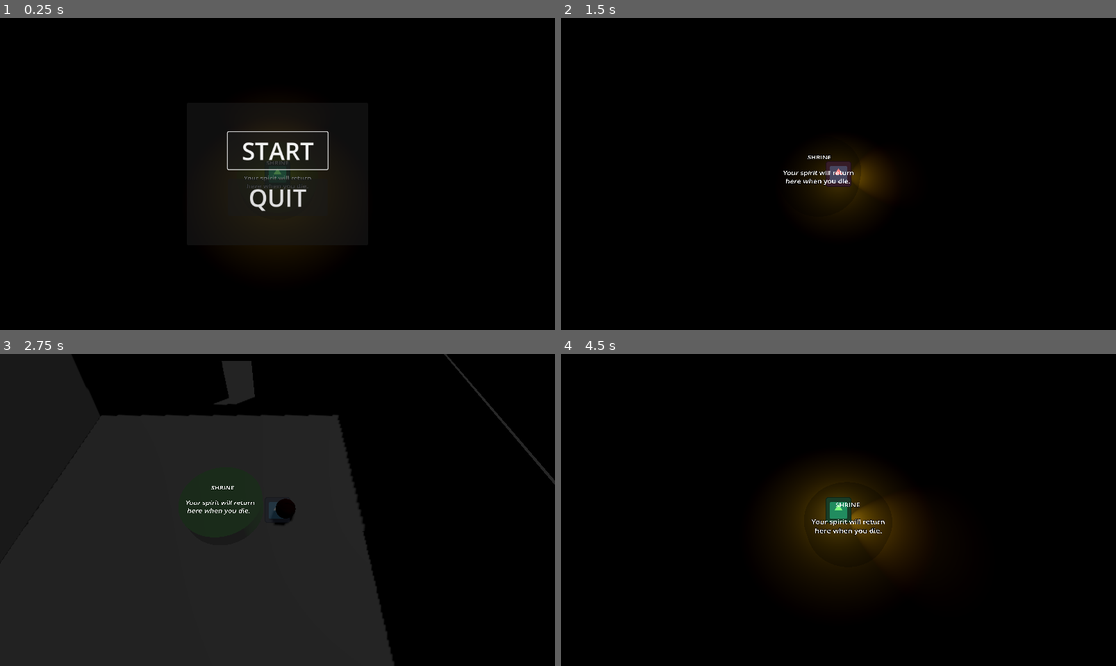
Above: before the commit, frames 1-4 (two rows, left to right).
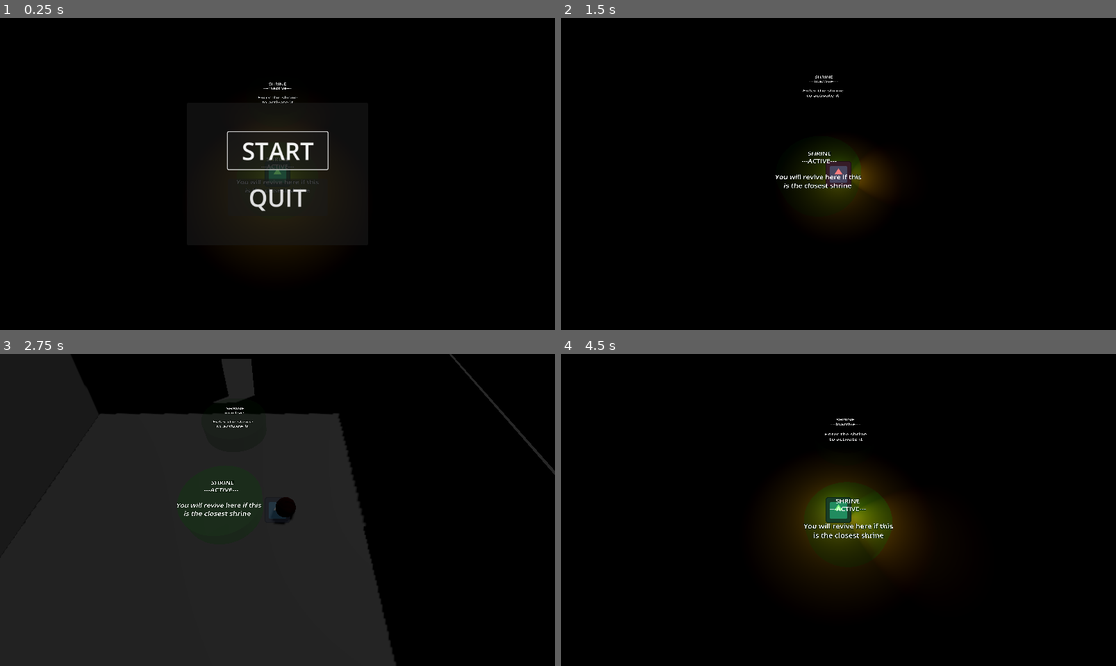
Above: after the commit, the same moments.

Repository: Rusty-Rat-Studios/dead-living-and-dying
Game: Godot game, scene res://game.tscn
The game is run twice, just before and just after one commit, with the same random seed, the same clock (stepped at 60 frames per second) and the same inputs. The engine's default icon, where the game draws it, is replaced by a stand-in: a white triangle on a blue panel in a dark square.
Inputs (mouse positions are in pixels of both pictures, inside the frame that each line leads up to):
- Up to frame 1 (0.25 s): no input
- Up to frame 2 (1.5 s): click "START" at 0.5 s; tap Enter at 1.25 s; move the mouse to (960, 158) at 1.27 s; hold Right (ui_right) from 1.28 s (still down); tap Tab at 1.35 s
- Up to frame 3 (2.75 s): move the mouse to (166, 525) at 2.02 s; release Right (ui_right) at 2.03 s; hold Down (ui_down) from 2.03 s (still down); tap Tab at 2.1 s
- Up to frame 4 (4.5 s): move the mouse to (894, 441) at 2.77 s; release Down (ui_down) at 2.78 s; hold Right (ui_right) 2.78-3.53 s; tap Tab at 2.85, 3.6, 4.35 s; move the mouse to (810, 572) at 3.52 s; hold Up (ui_up) 3.53-4.28 s; move the mouse to (1005, 556) at 4.27 s; hold Left (ui_left) from 4.28 s (still down)

The runs differ from the first frame. In frame 1, 0.3% of the frame differs, in the area x 42-58%, y 20-56%; in frame 2, 0.6%; in frame 3, 1.2%; in frame 4, 1.8%, in the area x 43-60%, y 20-63%.

Commit message:
Add shrine scene with player interaction to activate/consume it

Diff:
--- a/autoloads/signal_bus.gd
+++ b/autoloads/signal_bus.gd
@@ -15,5 +15,10 @@
 signal player_entered_room(room: Node3D)
 signal player_exited_room(room: Node3D)
 
+# used when player activates shrine
+signal activated_shrine(shrine: Shrine)
+# used when player revives at a shrine
+signal consumed_shrine(shrine: Shrine)
+
 # emitted when player contacts their corpse in DEAD state
 signal player_revived(corpse_position: Vector3)
--- a/game.gd
+++ b/game.gd
@@ -7,13 +7,16 @@
 @onready var player: Player = $Player
 @onready var light_directional: DirectionalLight3D = $DirectionalLight3D
 @onready var corpse: Area3D = preload("res://player/corpse.tscn").instantiate()
+@onready var default_shrine: Shrine = $World/RoomBottom/Shrine
 
 
 # Called when the node enters the scene tree for the first time.
 func _ready() -> void:
 	# Initialize player
-	# pass reference of state machine to the player
-	player.init($StateMachine)
+	# pass reference of state machine and default shrine to the player
+	player.init($StateMachine, default_shrine)
+	default_shrine.default = true
+	default_shrine.activate()
 
 	# Initialize state machine
 	# pass reference of the player to the states
--- a/game.tscn
+++ b/game.tscn
@@ -9,7 +9,7 @@
 [ext_resource type="PackedScene" uid="uid://yihpxsaeuqdi" path="res://ghost/ghost.tscn" id="9_t4a6d"]
 [ext_resource type="PackedScene" uid="uid://b3nn5u3a5o85j" path="res://map/floor.tscn" id="10_44xgk"]
 [ext_resource type="Script" path="res://map/room.gd" id="10_uwref"]
-[ext_resource type="Script" path="res://shrine.gd" id="11_hfytc"]
+[ext_resource type="PackedScene" uid="uid://web8bdry114l" path="res://map/shrine.tscn" id="11_6msjq"]
 [ext_resource type="PackedScene" uid="uid://cexvn2mosncly" path="res://map/wall_with_door.tscn" id="11_odxui"]
 [ext_resource type="PackedScene" uid="uid://bson3umirpot2" path="res://map/wall_without_door.tscn" id="12_5tnol"]
 [ext_resource type="PackedScene" uid="uid://bcep1wbs2caas" path="res://possessable/possessable.tscn" id="13_66ase"]
@@ -17,15 +17,6 @@
 
 [sub_resource type="CylinderShape3D" id="CylinderShape3D_eitr8"]
 radius = 2.0
-
-[sub_resource type="StandardMaterial3D" id="StandardMaterial3D_apiwq"]
-transparency = 1
-albedo_color = Color(0.0470588, 1, 0.0392157, 0.243137)
-
-[sub_resource type="CylinderMesh" id="CylinderMesh_fvtqe"]
-material = SubResource("StandardMaterial3D_apiwq")
-top_radius = 2.0
-bottom_radius = 2.0
 
 [sub_resource type="StandardMaterial3D" id="StandardMaterial3D_j7r0k"]
 transparency = 1
@@ -89,24 +80,10 @@
 [node name="WallWithoutDoor3" parent="World/RoomBottom" instance=ExtResource("12_5tnol")]
 transform = Transform3D(-4.37114e-08, 0, 1, 0, 1, 0, -1, 0, -4.37114e-08, 9.95, 0, 0)
 
-[node name="Shrine" type="Area3D" parent="World/RoomBottom"]
-collision_layer = 0
-collision_mask = 0
-script = ExtResource("11_hfytc")
-
-[node name="CollisionShape3D" type="CollisionShape3D" parent="World/RoomBottom/Shrine"]
-shape = SubResource("CylinderShape3D_eitr8")
-
-[node name="MeshInstance3D" type="MeshInstance3D" parent="World/RoomBottom/Shrine"]
-mesh = SubResource("CylinderMesh_fvtqe")
-
-[node name="Label3D" type="Label3D" parent="World/RoomBottom/Shrine"]
-transform = Transform3D(1, 0, 0, 0, -4.37114e-08, 1, 0, -1, -4.37114e-08, 0, 1, 0)
-text = "SHRINE
-
-Your spirit will return
-here when you die."
-font_size = 64
+[node name="Shrine" parent="World/RoomBottom" instance=ExtResource("11_6msjq")]
+
+[node name="Shrine2" parent="World/RoomBottom" instance=ExtResource("11_6msjq")]
+transform = Transform3D(1, 0, 0, 0, 1, 0, 0, 0, 1, 0, 0, -6)
 
 [node name="RoomCenter" type="Node3D" parent="World"]
 transform = Transform3D(1, 0, 0, 0, 1, 0, 0, 0, 1, 0, 0, -20)
@@ -276,6 +253,8 @@
 [node name="WallWithoutDoor3" parent="World/RoomTop" instance=ExtResource("12_5tnol")]
 transform = Transform3D(-4.37114e-08, 0, 1, 0, 1, 0, -1, 0, -4.37114e-08, 9.95, 0, 0)
 
+[node name="Shrine" parent="World/RoomTop" instance=ExtResource("11_6msjq")]
+
 [node name="UI" type="CanvasLayer" parent="."]
 
 [node name="GameMenu" parent="UI" instance=ExtResource("13_owhbc")]
--- /dev/null
+++ b/map/shrine.gd
@@ -0,0 +1,66 @@
+extends Area3D
+class_name Shrine
+
+# tracks if shrine has been reached and activated
+@onready var activated: bool = false
+# tracks if player has revived at this shrine
+# disallows further revivals at this shrine
+@onready var consumed: bool = false
+# set only for beginning shrine
+@onready var default: bool = false
+# material duplicate for individually modifying material of each shrine
+@onready var material: Material = $MeshInstance3D.get_active_material(0).duplicate()
+# medium green
+@onready var color_inactive: Color = Color(0.1, 0.4, 0.1, 0.25)
+# bright green
+@onready var color_active: Color = Color(0.1, 1, 0.1, 0.25)
+# dark grey
+@onready var color_consumed: Color = Color(0.1, 0.1, 0.1, 0.25)
+
+
+func _ready() -> void:
+	body_entered.connect(_on_body_entered)
+
+
+
+	# apply material to shrine
+	$MeshInstance3D.set_surface_override_material(0, material)
+	reset()
+
+
+func reset() -> void:
+	activated = false
+	consumed = false
+	default = false
+	material.albedo_color = color_inactive
+	$Label3D.text = "SHRINE\r
+				---inactive---\n
+				Enter the shrine\r
+				to activate it"
+
+
+func activate() -> void:
+	activated = true
+	material.albedo_color = color_active
+	$Label3D.text = "SHRINE\r
+					---ACTIVE---\n
+					You will revive here if this\r
+					is the closest shrine"
+	SignalBus.emit_signal("activated_shrine", self)
+
+
+func consume() -> void:
+	if not default:
+		consumed = true
+		material.albedo_color = color_consumed
+		$Label3D.text = "SHRINE\r
+						---CONSUMED---\n
+						This shrine cannot\r
+						be used anymore"
+		SignalBus.emit_signal("consumed_shrine", self)
+
+
+func _on_body_entered(body: Node3D) -> void:
+	# type-checking for player is unneeded as shrine collides on layer PLAYER
+	if not consumed and not activated and PlayerHandler.get_player_state() != "Dead":
+		activate()
--- /dev/null
+++ b/map/shrine.tscn
@@ -0,0 +1,36 @@
+[gd_scene load_steps=5 format=3 uid="uid://web8bdry114l"]
+
+[ext_resource type="Script" path="res://map/shrine.gd" id="1_fbitt"]
+
+[sub_resource type="CylinderShape3D" id="CylinderShape3D_eitr8"]
+radius = 2.0
+
+[sub_resource type="StandardMaterial3D" id="StandardMaterial3D_apiwq"]
+transparency = 1
+albedo_color = Color(0.0470588, 1, 0.0392157, 0.243137)
+backlight_enabled = true
+backlight = Color(0, 0.431373, 0, 1)
+
+[sub_resource type="CylinderMesh" id="CylinderMesh_fvtqe"]
+material = SubResource("StandardMaterial3D_apiwq")
+top_radius = 2.0
+bottom_radius = 2.0
+
+[node name="Shrine" type="Area3D"]
+collision_layer = 2
+collision_mask = 2
+script = ExtResource("1_fbitt")
+
+[node name="CollisionShape3D" type="CollisionShape3D" parent="."]
+shape = SubResource("CylinderShape3D_eitr8")
+
+[node name="MeshInstance3D" type="MeshInstance3D" parent="."]
+mesh = SubResource("CylinderMesh_fvtqe")
+
+[node name="Label3D" type="Label3D" parent="."]
+transform = Transform3D(1, 0, 0, 0, -4.37114e-08, 1, 0, -1, -4.37114e-08, 0, 1, 0)
+text = "SHRINE
+
+Your spirit will return
+here when you die."
+font_size = 64
--- a/player/player.gd
+++ b/player/player.gd
@@ -7,7 +7,12 @@
 const HIT_FLASH_SPEED: float = 0.3
 const FLASH_OPACITY: float = 0.2
 
+# set in player init() called by game.gd
 var state_machine: Node
+var default_shrine: Shrine
+# used to track previously visited, non-consumed shrines (including default)
+# default shrine should never be removed from this array
+var active_shrines: Array
 # used to check whether mouse or controller was last used to look around
 var last_mouse_pos: Vector2
 
@@ -22,10 +27,6 @@
 
 # store initial position to return to when calling reset()
 @onready var starting_position: Vector3 = position
-# store position to respawn at when entering DEAD state.
-# can be updated when visiting a new shrine but is start
-# position by default
-@onready var respawn_position: Vector3 = starting_position
 
 
 func _ready() -> void:
@@ -39,9 +40,15 @@
 	$HitFlash.timeout.connect(_on_hit_flash_timeout)
 	$DamageDetector.area_entered.connect(_on_enemy_area_entered)
 
+	SignalBus.activated_shrine.connect(_on_activated_shrine)
+	SignalBus.consumed_shrine.connect(_on_consumed_shrine)
 
-func init(state_machine: Node) -> void:
+
+func init(state_machine: Node, shrine: Shrine) -> void:
 	self.state_machine = state_machine
+	# set respawn to default shrine
+	default_shrine = shrine
+	active_shrines.append(default_shrine)
 
 
 func reset() -> void:
@@ -50,6 +57,8 @@
 	hit_cooldown_active = false
 	$HitCooldown.stop()
 	$HitFlash.stop()
+	active_shrines.clear()
+	active_shrines.append(default_shrine)
 	state_machine.change_state(state_machine.starting_state)
 
 
@@ -161,3 +170,11 @@
 	else:
 		sprite.modulate = Color(current_color, 1)
 	hit_flash = not hit_flash
+
+
+func _on_activated_shrine(shrine: Shrine) -> void:
+	active_shrines.append(shrine)
+
+
+func _on_consumed_shrine(shrine: Shrine) -> void:
+	active_shrines.remove_at(active_shrines.find(shrine))
--- a/player/state_dead.gd
+++ b/player/state_dead.gd
@@ -16,12 +16,26 @@
 	# DEBUG: modulate color according to state
 	parent.get_node("RotationOffset/Sprite3D").modulate = Color(0.5, 0.5, 0.5, 0.5)
 
-	# move player to active shrine
+	# find closest active shrine
+	var target_shrine: Shrine = parent.default_shrine
+	for shrine: Shrine in parent.active_shrines:
+		# use squared distance because it computes fast
+		var distance_sq: float = parent.global_position.distance_squared_to(shrine.global_position)
+		if distance_sq < parent.global_position.distance_squared_to(target_shrine.global_position):
+			target_shrine = shrine
+
+	# temporarily deactivate player hurtbox
+	# reactivated after reaching shrine
+	parent.get_node("DamageDetector").collision_mask = 0
+
+	# move player to closes active shrine
 	var tween: Tween = get_tree().create_tween()
-	tween.tween_property(parent, "global_position", parent.respawn_position, 2).set_trans(Tween.TRANS_CUBIC)
+	tween.tween_property(parent, "global_position", target_shrine.global_position, 2).set_trans(Tween.TRANS_CUBIC)
 	# activate damage detector AFTER they reach the respawn position
 	# to avoid accidental game over while tweening to respawn position
 	await get_tree().create_timer(2).timeout
+	# consume shrine (note: does not consume default shrine)
+	target_shrine.consume()
 	parent.get_node("DamageDetector").collision_mask = CollisionBit.SPIRIT
 
 
--- a/shrine.gd
+++ /dev/null
@@ -1,11 +0,0 @@
-extends Area3D
-
-
-# Called when the node enters the scene tree for the first time.
-func _ready() -> void:
-	body_entered.connect(_on_body_entered)
-
-
-func _on_body_entered(body: Node3D) -> void:
-	if body == PlayerHandler.get_player():
-		SignalBus.emit_signal("player_entered_shrine")
Not shown: 1 places in game.tscn that only renumber resources
